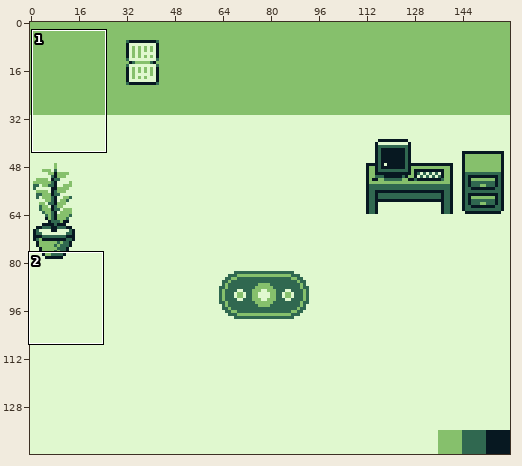
Sprite sheet, stored at assets/backgrounds/setor-redacao.png. Above: a wide view before the commit, with the close-up outlined.
Close-up. Before:
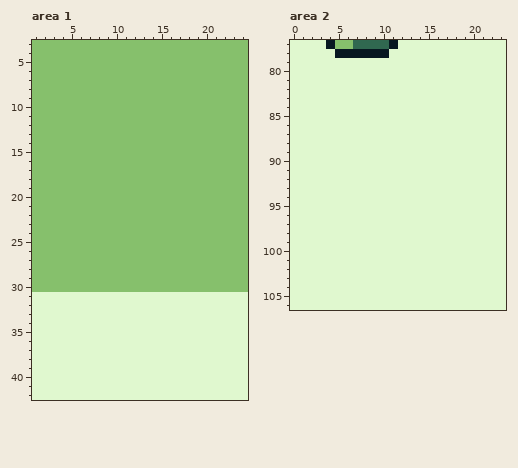
The file is 160x144 pixels. Shown: area 1: x 1..24, y 3..42; area 2: x 0..23, y 77..106. The commit also changed other parts of the picture, which this record leaves out.
New version:
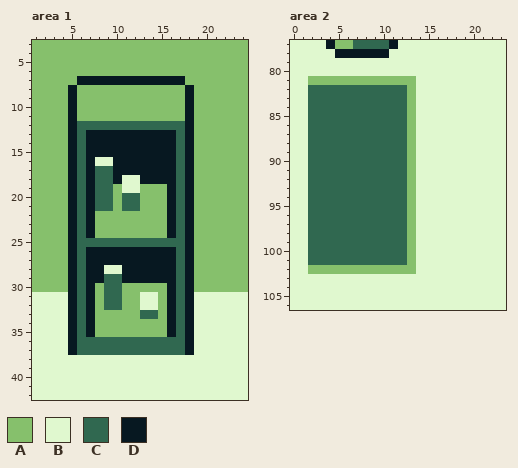
Palette (. is transparent): A #86c06c  B #e0f8cf  C #306850  D #071821
What changed:
Changed rows in their new state; - is an unchanged pixel.
Area 1:
first column x 5:
 7 -DDDDDDDDDDDD-
 8 D------------D
 9 D------------D
10 D------------D
11 D------------D
12 DCCCCCCCCCCCCD
13 DCDDDDDDDDDDCD
14 DCDDDDDDDDDDCD
15 DCDDDDDDDDDDCD
16 DCDBBDDDDDDDCD
17 DCDCCDDDDDDDCD
18 DCDCCDBBDDDDCD
19 DCDCC-BB---DCD
20 DCDCC-CC---DCD
21 DCDCC-CC---DCD
22 DCD--------DCD
23 DCD--------DCD
24 DCD--------DCD
25 DCCCCCCCCCCCCD
26 DCDDDDDDDDDDCD
27 DCDDDDDDDDDDCD
28 DCDDBBDDDDDDCD
29 DCDDCCDDDDDDCD
30 DCD-CC-----DCD
31 DCDACCAA--ADCD
32 DCDACCAA--ADCD
33 DCDAAAAACCADCD
34 DCDAAAAAAAADCD
35 DCDAAAAAAAADCD
36 DCCCCCCCCCCCCD
37 DCCCCCCCCCCCCD
Area 2:
first column x 2:
 81 AAAAAAAAAAAA
 82 CCCCCCCCCCCA
 83 CCCCCCCCCCCA
 84 CCCCCCCCCCCA
 85 CCCCCCCCCCCA
 86 CCCCCCCCCCCA
 87 CCCCCCCCCCCA
 88 CCCCCCCCCCCA
 89 CCCCCCCCCCCA
 90 CCCCCCCCCCCA
 91 CCCCCCCCCCCA
 92 CCCCCCCCCCCA
 93 CCCCCCCCCCCA
 94 CCCCCCCCCCCA
 95 CCCCCCCCCCCA
 96 CCCCCCCCCCCA
 97 CCCCCCCCCCCA
 98 CCCCCCCCCCCA
 99 CCCCCCCCCCCA
100 CCCCCCCCCCCA
101 CCCCCCCCCCCA
102 AAAAAAAAAAAA
Boxes around the changes in both close-ups, in picture pixels (x1, y1, x2, y2):
changed: (68, 76, 194, 355)
changed: (308, 76, 416, 274)
